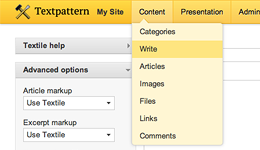
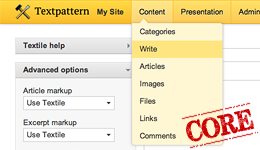
The second (260, 150) image is a revision of the first. Changes to its layers:
added layer "stamp-lines" above "CORE" over 181, 102, 259, 149
added layer "CORE" above "hive" over 185, 109, 255, 142
added layer "hive" above "remora" over 181, 102, 259, 149
added layer "remora" above "classic" over 181, 102, 259, 149
added layer "classic" over 181, 102, 259, 149
